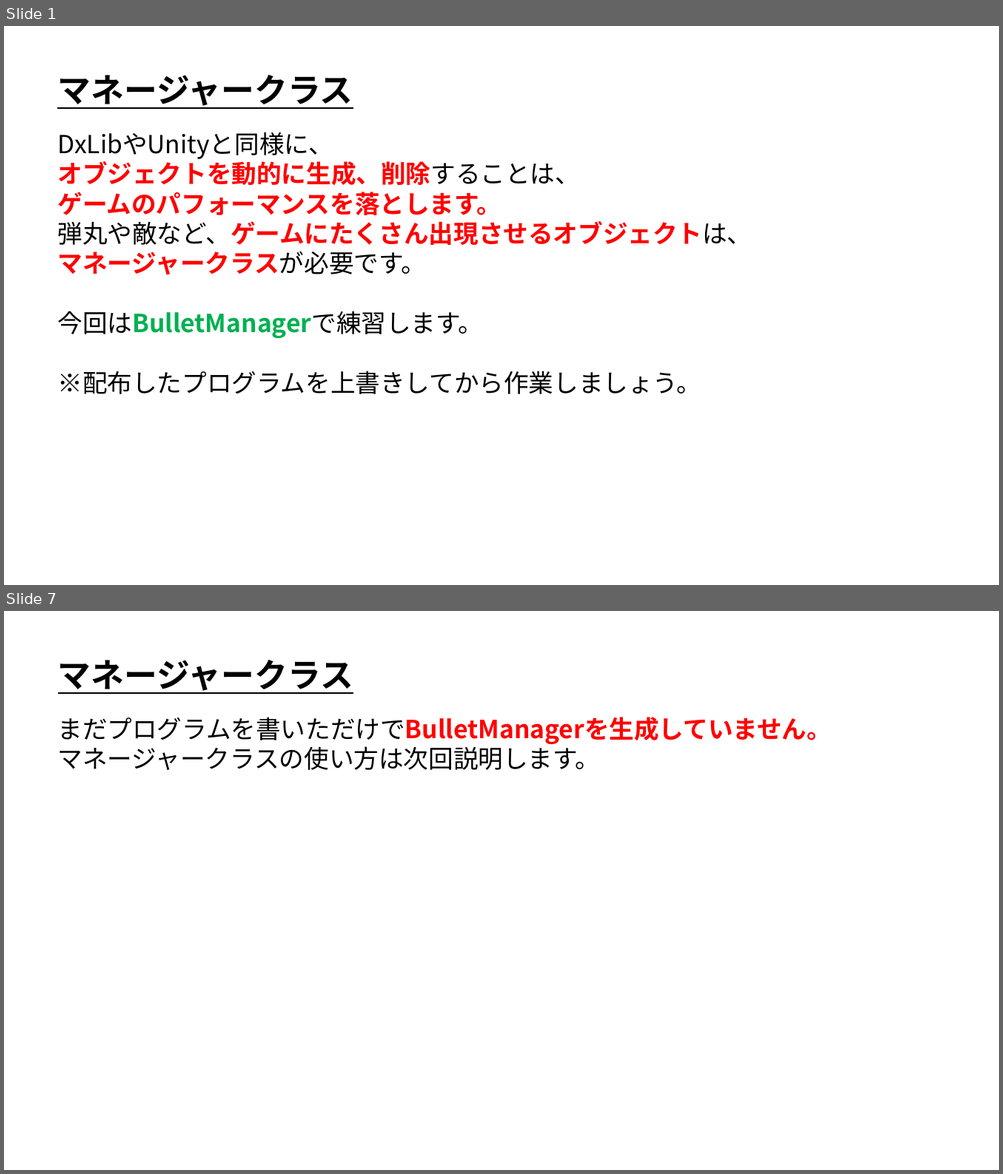
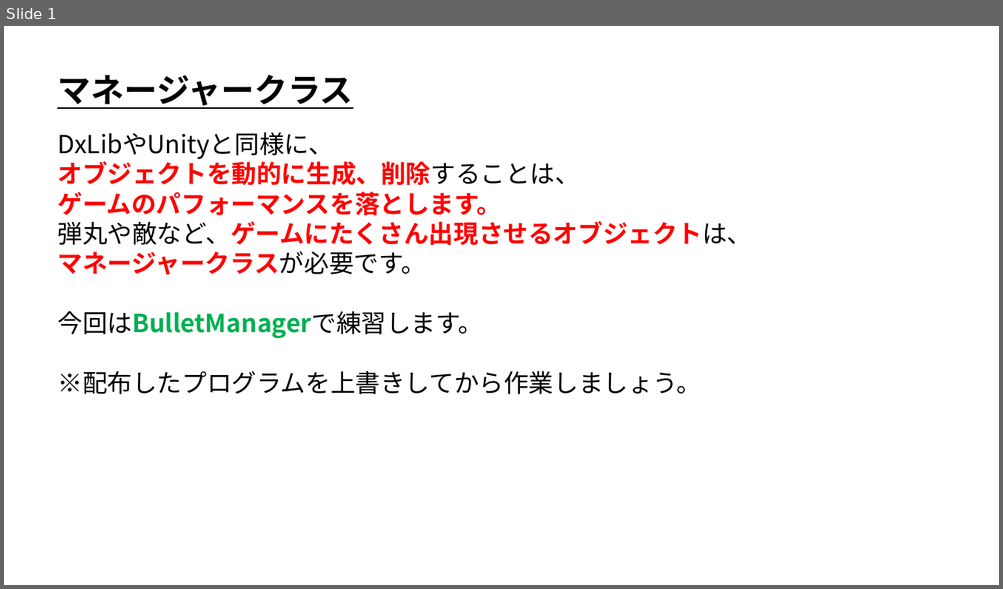
Before and after one commit to ArakiYusuke-Ohara/Textbook, a slide deck: ゲーム科3年/00_前期/ゲームエンジンⅤ/10_マネージャークラス.pptx. Shown one above the other, each under a label of ours: slides 1 and 7 before the commit, slide 1 after it; the slides between them are not shown. The pictures are 1003x1174 and 1003x589 pixels, drawn with LibreOffice and Linux fonts; fonts in the diff are those of the drawing. Boxes give left, top, right and bottom in pixels: in the first picture for what was removed or moved away, otherwise in the second. Text is boxed around its words. In the diff, an @@ line names an element or a change of style, - is before the commit and + after.

Commit message:
マネージャークラスを一新

```diff
--- a/ゲーム科3年/00_前期/ゲームエンジンⅤ/10_マネージャークラス.pptx
+++ b/ゲーム科3年/00_前期/ゲームエンジンⅤ/10_マネージャークラス.pptx
@@ slide 7 removed at (x1=4, y1=611, x2=999, y2=1170), background #FFFFFF @@
@@ text removed at (x1=58, y1=660, x2=353, y2=694) @@
-マネージャークラス
@@ text removed at (x1=58, y1=717, x2=832, y2=770) @@
-まだプログラムを書いただけでBulletManagerを生成していません。
-マネージャークラスの使い方は次回説明します。
```
Also in this commit, not shown: 5 slides changed, 2 slides added, 1 other slide removed, 8 other files.
